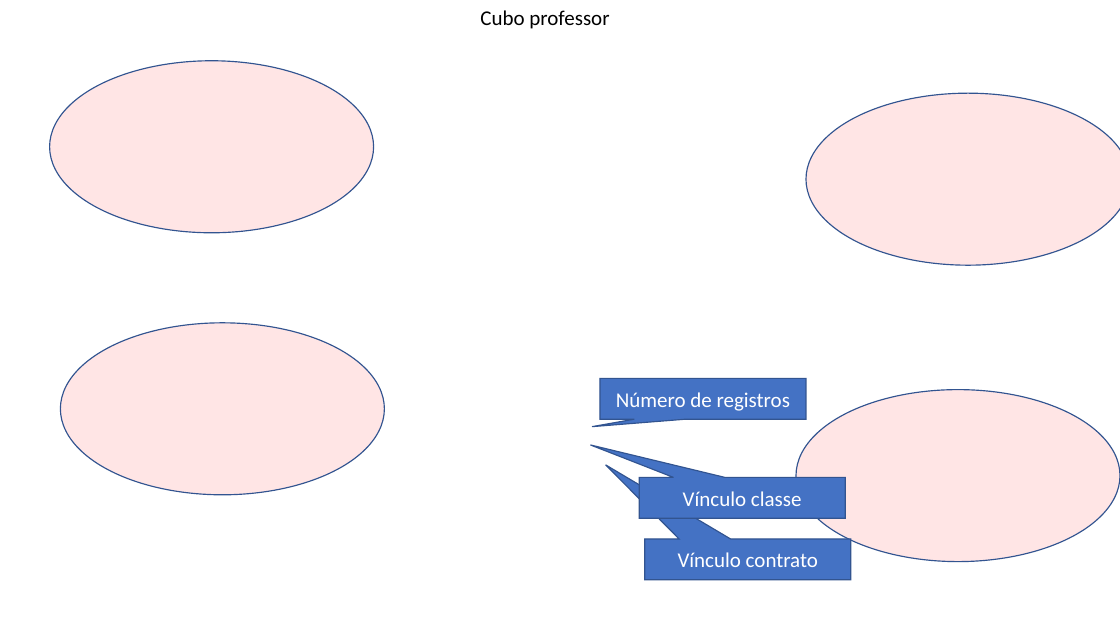
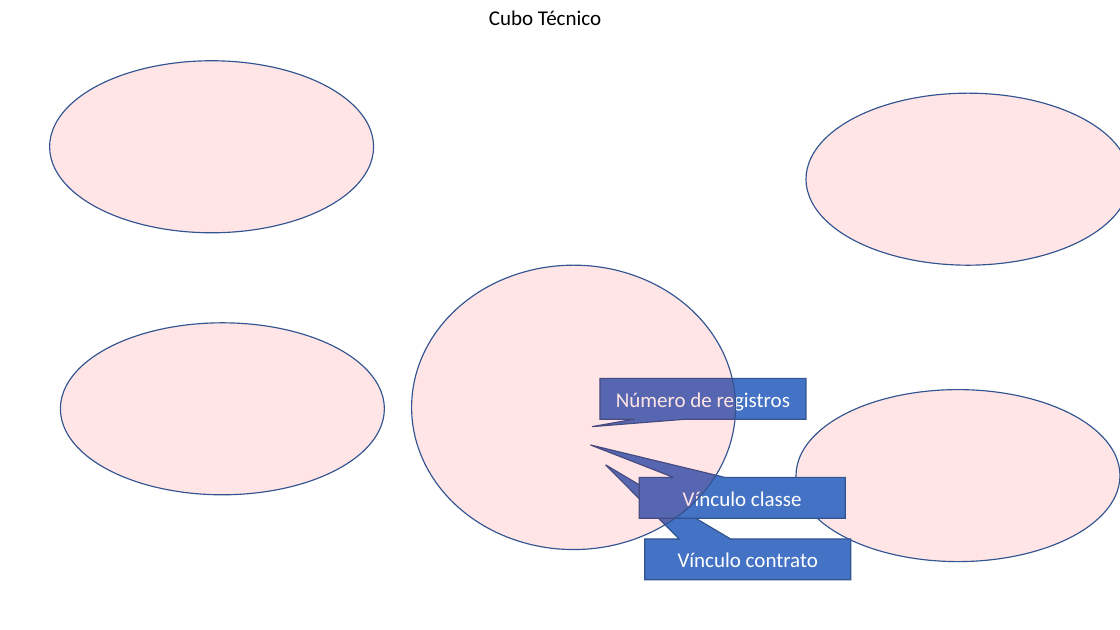
Before and after one commit to vinicius-silva-ep/Desafio-PNP, a slide deck: slide 1 of FLUXO.pptx. Drawn at 1120x630 pixels with LibreOffice and Linux fonts; fonts in the diff are those of the drawing; background and template pictures are left out. Boxes give left, top, right and bottom in pixels: in the first picture for what was removed or moved away, otherwise in the second. Text is boxed around its words. In the diff, an @@ line names an element or a change of style, - is before the commit and + after.

```diff
--- a/FLUXO.pptx
+++ b/FLUXO.pptx
@@ text at [489, 10, 601, 25]: text changed @@
-Cubo professor
+Cubo Técnico
@@ ellipse added at [412, 266, 736, 550], fill #FF0000 at 10% opacity, outline #325491 1 pt @@
```
Also in this commit, not shown: 1 slide removed, 4 other files.
